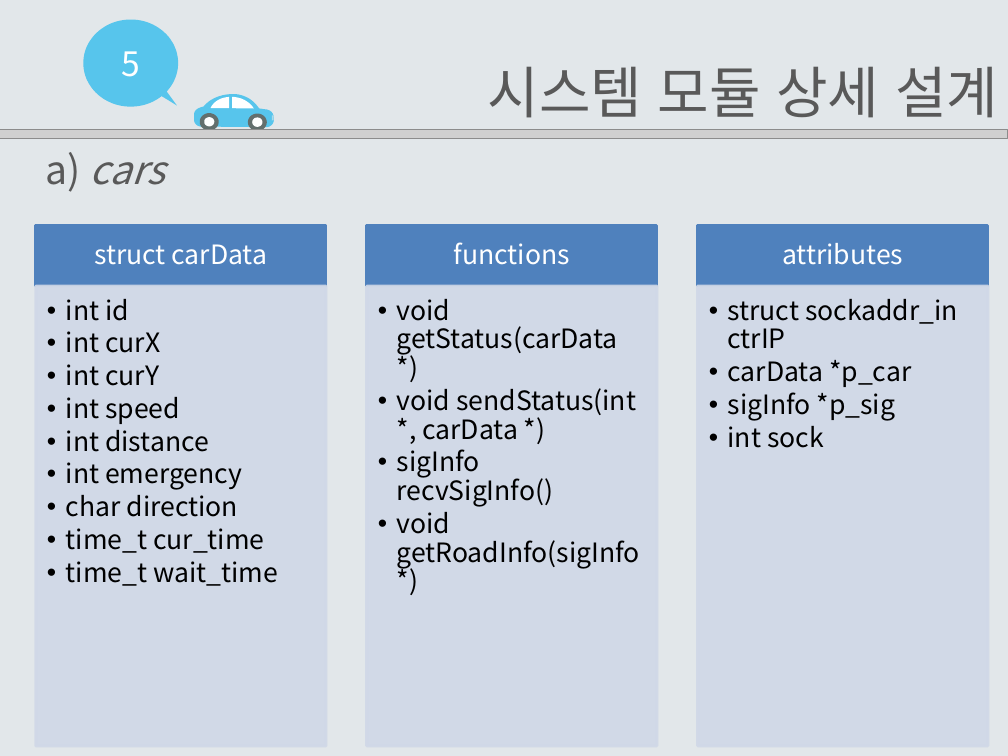
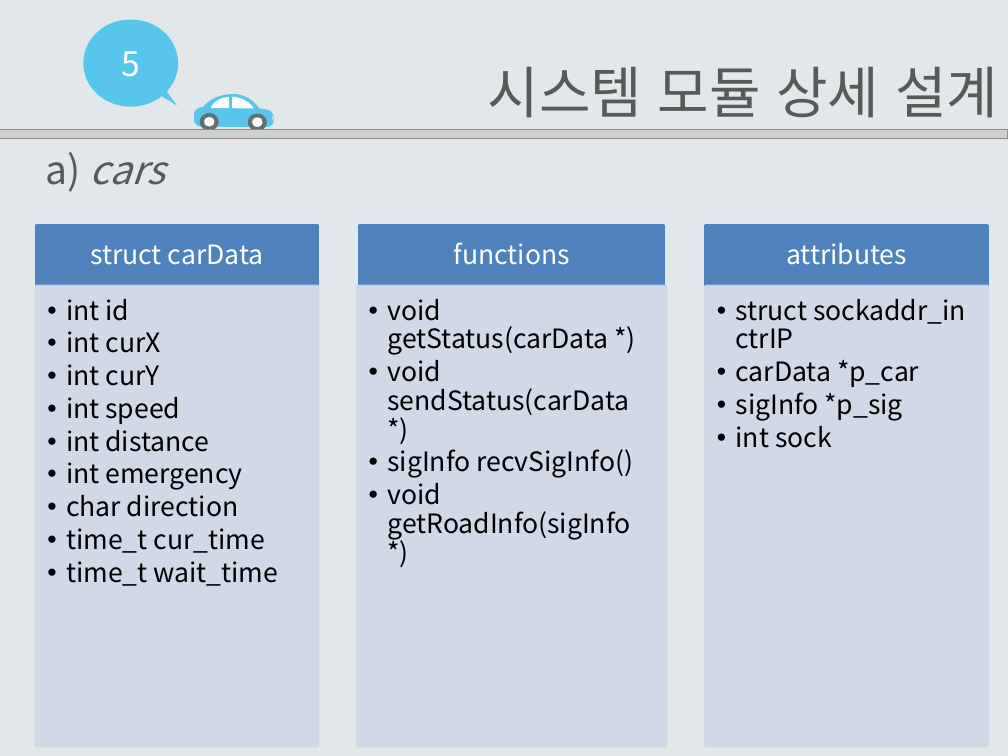
Before and after one commit to EomHeeSang/grad_proj, a slide deck: slide 14 of 발표자료/설계서2-14(엄희상,박주호,김태경).pptx (slide 13 before the commit). Drawn at 1008x756 pixels with LibreOffice and Linux fonts; fonts in the diff are those of the drawing; grey boxes stand for pictures. Boxes give left, top, right and bottom in pixels: in the first picture for what was removed or moved away, otherwise in the second. Text is boxed around its words. In the diff, an @@ line names an element or a change of style, - is before the commit and + after.

```diff
--- a/발표자료/설계서2-14(엄희상,박주호,김태경).pptx
+++ b/발표자료/설계서2-14(엄희상,박주호,김태경).pptx
@@ text "struct carData": place and size @@
-text "struct carData" at (94,244,268,265)
+text "struct carData" at (91,244,264,265)
@@ rectangle: place and size @@
-rectangle at (35,226,326,286)
+rectangle at (36,226,319,286)
@@ rectangle: place and size @@
-rectangle at (367,226,657,286)
+rectangle at (360,226,664,286)
@@ text "attributes": place and size @@
-text "attributes" at (782,243,903,265)
+text "attributes" at (786,243,907,265)
@@ rectangle: place and size @@
-rectangle at (698,226,988,286)
+rectangle at (706,226,988,286)
@@ text "int id" at (66,299,278,586): bullet •• to • @@
@@ rectangle: place and size @@
-rectangle at (35,286,326,746)
+rectangle at (36,286,319,746)
@@ text "void getStatus(carData *)": place and size @@
-text "void getStatus(carData *)" at (397,299,640,569)
+text "void getStatus(carData *)" at (388,299,634,540)
@@ rectangle: place and size @@
-rectangle at (367,286,657,746)
+rectangle at (358,286,666,746)
@@ text at (388,299,634,540): bullet •• to • @@
@@ text "struct sockaddr_in ctrIP" at (736,299,966,448): bullet •• to • @@
@@ text "struct sockaddr_in ctrIP": place and size @@
-text "struct sockaddr_in ctrIP" at (728,299,958,448)
+text "struct sockaddr_in ctrIP" at (736,299,966,448)
@@ rectangle: place and size @@
-rectangle at (698,286,988,746)
+rectangle at (706,286,988,746)
@@ text at (388,354,630,418): text changed @@
-  •• void sendStatus(int *, carData *)
+  • void sendStatus(carData *)
```
Also in this commit, not shown: 6 other slides changed, 4 slides added, 1 other file.
